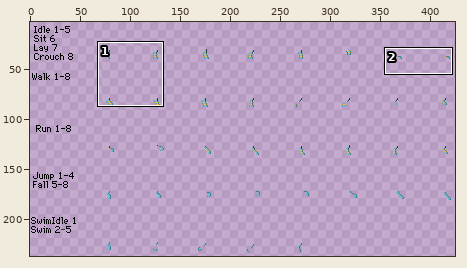
Sprite sheet -- humanoid/wr/luxio/legs/forelegBack.png. Above: a wide view before the commit, with the close-up outlined.
Close-up. Before:
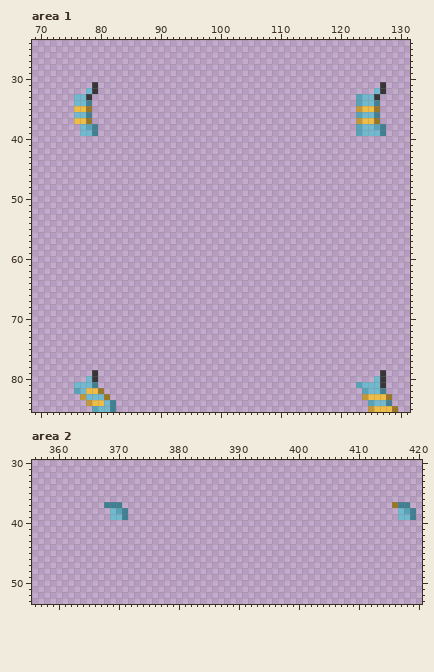
The file is 432x240 pixels. Shown: area 1: x 69..131, y 24..85; area 2: x 356..420, y 30..53. The wide view leaves out empty margins. The commit also changed other parts of the picture, which this record leaves out.
Once edited:
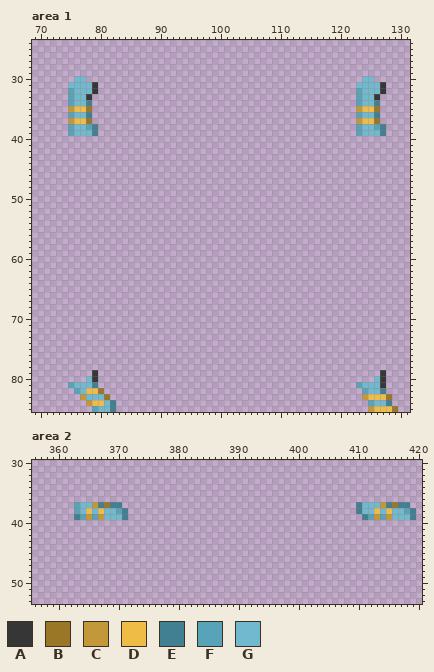
Palette (. is transparent): A #363636  B #9a7627  C #c39839  D #efbc46  E #418093  F #57a3b9  G #70b9cf
What changed:
Area 1:
y 30: x 76..77 .. -> GG; x 124..125 .. -> GG
y 31: x 75..78 .... -> GGGG; x 123..126 .... -> GGGG
y 32: x 75..77 ... -> FGG; x 123..125 ... -> FGG
y 33..34: x 75 . -> F
y 35: x 75 . -> C
y 36: x 75 . -> F
y 37: x 75 . -> C
y 38..39: x 75..76 .. -> FG
y 81: x 75 . -> F
Area 2:
y 37: x 363..368 .....E -> FGGCEB; x 410..415 ...... -> EGGGCE
y 38: x 363..368 ...... -> FGDGDG; x 410..416 ....... -> EGGDGDG
y 39: x 363..368 ...... -> EFCFCG; x 411..416 ...... -> EFCFCG
